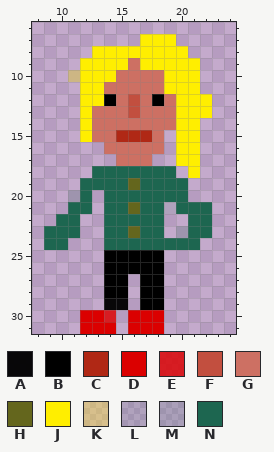
Pixel-art sprite: assets/ui/humanl00.png. The picture above was drawn from the file before the commit.
The file is 32x32 pixels. Pixels under 10% opacity are left out. Shown: x 8..24, y 6..31.
Palette (. is transparent): A #000000f4  B #000000  C #b02815  D #db0000  E #db0000d3  F #c24f3f  G #cd7063  H #64661d  J #ffee00  K #ffee0050  L #1d66501f  M #1d665028  N #1d6650
The same view after the edit:
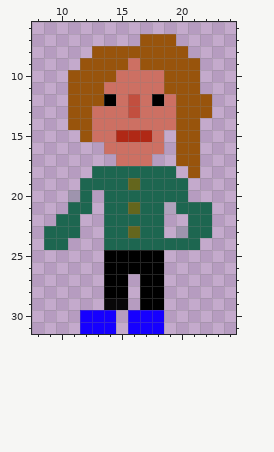
The edit:
@@ palette @@
-D #db0000
+D #1600ff
-J #ffee00
+J #98540c
@@ x 9..13 @@
  9 ...JJ
-10 ..KJJ
-11 ...JJ
-12 ...JJ
-13 ...JG
-14 ...JG
+10 ..JJJ
+11 ..JJJ
+12 ..JJJ
+13 ..JJG
+14 ..JJG
 15 ...JG
@@ x 12..16 @@
 29 ..AA.
-30 DDE.D
+30 DDD.D
 31 DDD.D
